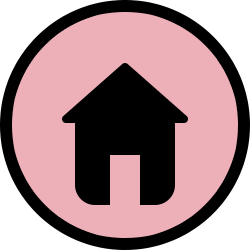
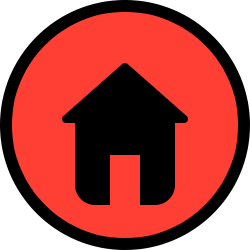
Revision of a layered 250 × 250 image; what changed, layer by layer:
painted on "Ellipse 1" over [left=12, top=12, right=238, bottom=238]
